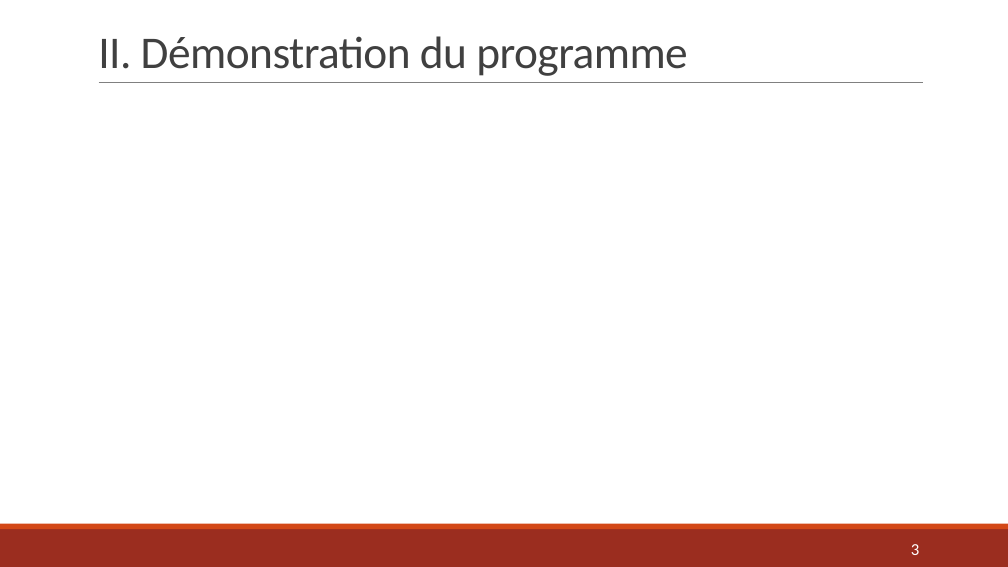
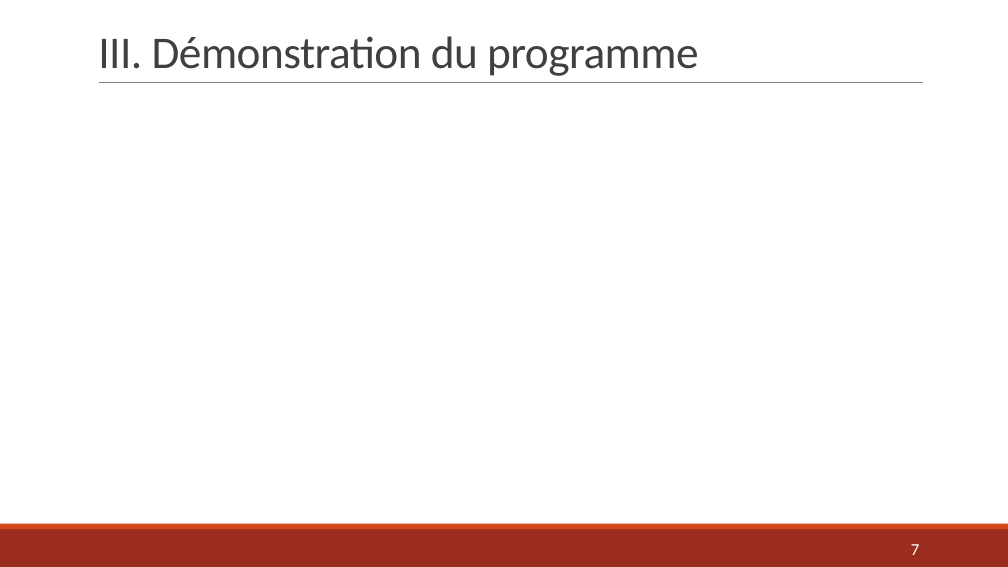
Before and after one commit to AlexandraDarco/prog_2048, a slide deck: slide 7 of Projet Info – Jeu 2048.pptx (slide 3 before the commit). Drawn at 1008x567 pixels with LibreOffice and Linux fonts; fonts in the diff are those of the drawing. Boxes give left, top, right and bottom in pixels: in the first picture for what was removed or moved away, otherwise in the second. Text is boxed around its words. In the diff, an @@ line names an element or a change of style, - is before the commit and + after.

```diff
--- a/Projet Info – Jeu 2048.pptx
+++ b/Projet Info – Jeu 2048.pptx
@@ title at bbox=[98, 36, 699, 76]: text changed @@
-II. Démonstration du programme
+III. Démonstration du programme
@@ page number at bbox=[911, 544, 919, 555]: text changed @@
-3
+7
```
Also in this commit, not shown: 5 other slides changed, 4 slides added, 1 other file.
